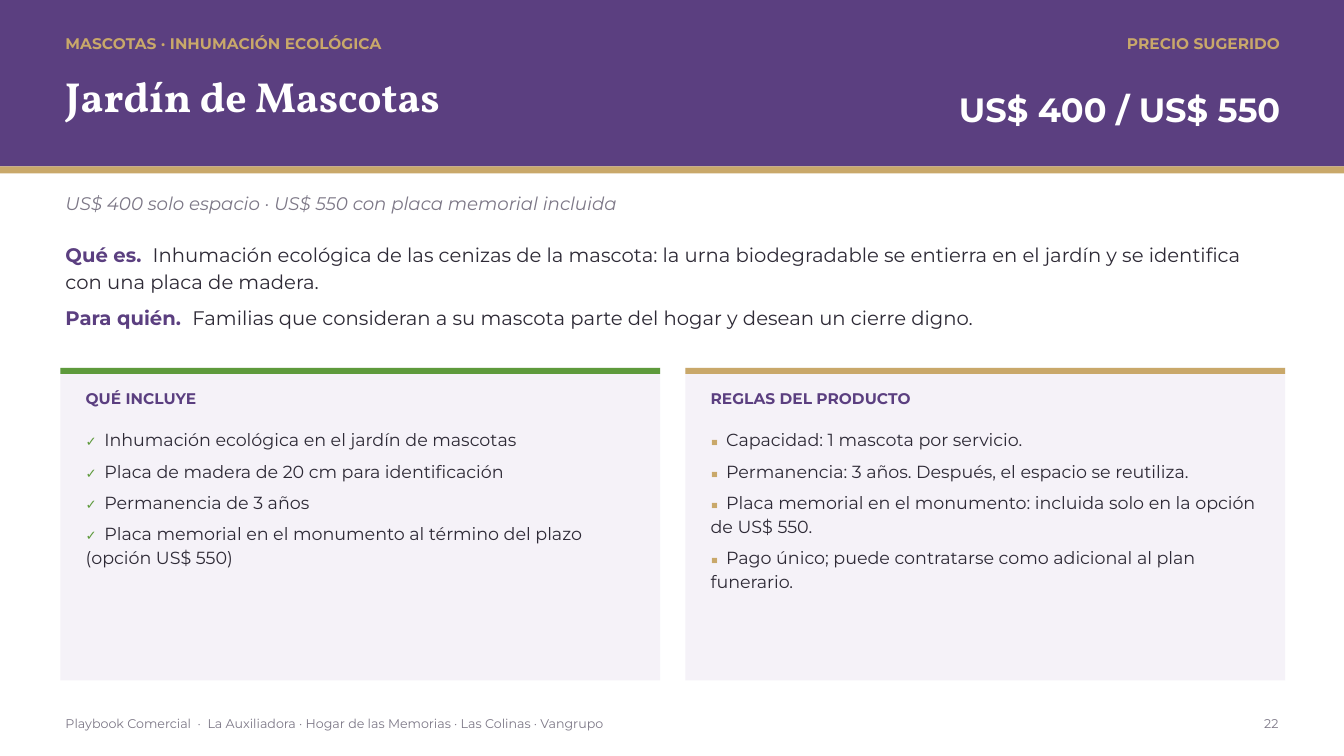
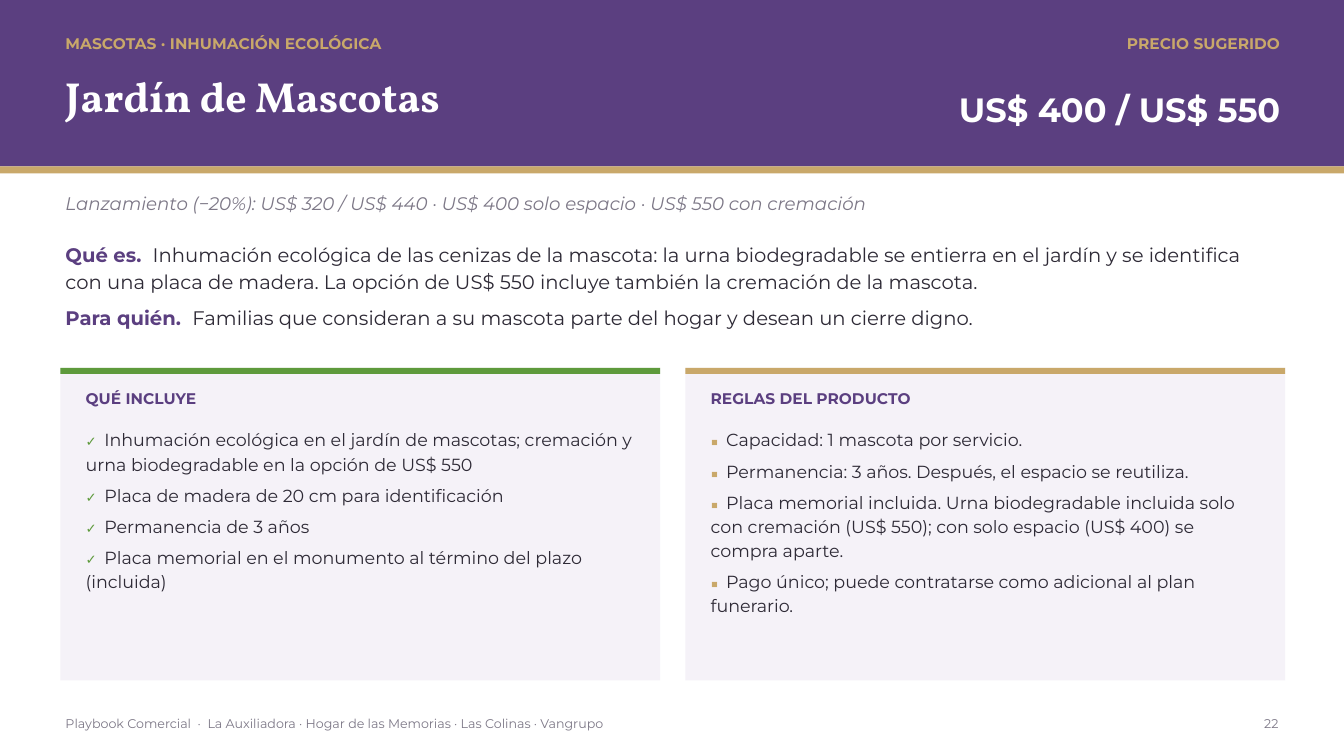
Before and after one commit to os267/teste, a slide deck: slide 22 of playbook/salida/Playbook_Comercial_Cremacion_Vangrupo.pptx. Drawn at 1344x756 pixels with LibreOffice and Linux fonts; fonts in the diff are those of the drawing. Boxes give left, top, right and bottom in pixels: in the first picture for what was removed or moved away, otherwise in the second. Text is boxed around its words. In the diff, an @@ line names an element or a change of style, - is before the commit and + after.

```diff
--- a/playbook/salida/Playbook_Comercial_Cremacion_Vangrupo.pptx
+++ b/playbook/salida/Playbook_Comercial_Cremacion_Vangrupo.pptx
@@ text at <box>65,195,865,214</box>: text changed @@
-US$ 400 solo espacio · US$ 550 con placa memorial incluida
+Lanzamiento (−20%): US$ 320 / US$ 440 · US$ 400 solo espacio · US$ 550 con cremación
@@ text at <box>65,247,1241,293</box>: text changed @@
-Qué es. Inhumación ecológica de las cenizas de la mascota: la urna biodegradable se entierra en el jardín y se identifica con una placa de madera.
+Qué es. Inhumación ecológica de las cenizas de la mascota: la urna biodegradable se entierra en el jardín y se identifica con una placa de madera. La opción de US$ 550 incluye también la cremación de la mascota.
@@ text at <box>86,433,631,475</box>: text changed @@
-✓ Inhumación ecológica en el jardín de mascotas
+✓ Inhumación ecológica en el jardín de mascotas; cremación y urna biodegradable en la opción de US$ 550
@@ text at <box>711,496,1235,561</box>: text changed @@
-■ Placa memorial en el monumento: incluida solo en la opción de US$ 550.
+■ Placa memorial incluida. Urna biodegradable incluida solo con cremación (US$ 550); con solo espacio (US$ 400) se compra aparte.
@@ text at <box>86,551,582,592</box>: text changed @@
-✓ Placa memorial en el monumento al término del plazo (opción US$ 550)
+✓ Placa memorial en el monumento al término del plazo (incluida)
```
Also in this commit, not shown: 16 other slides changed, 12 other files.
